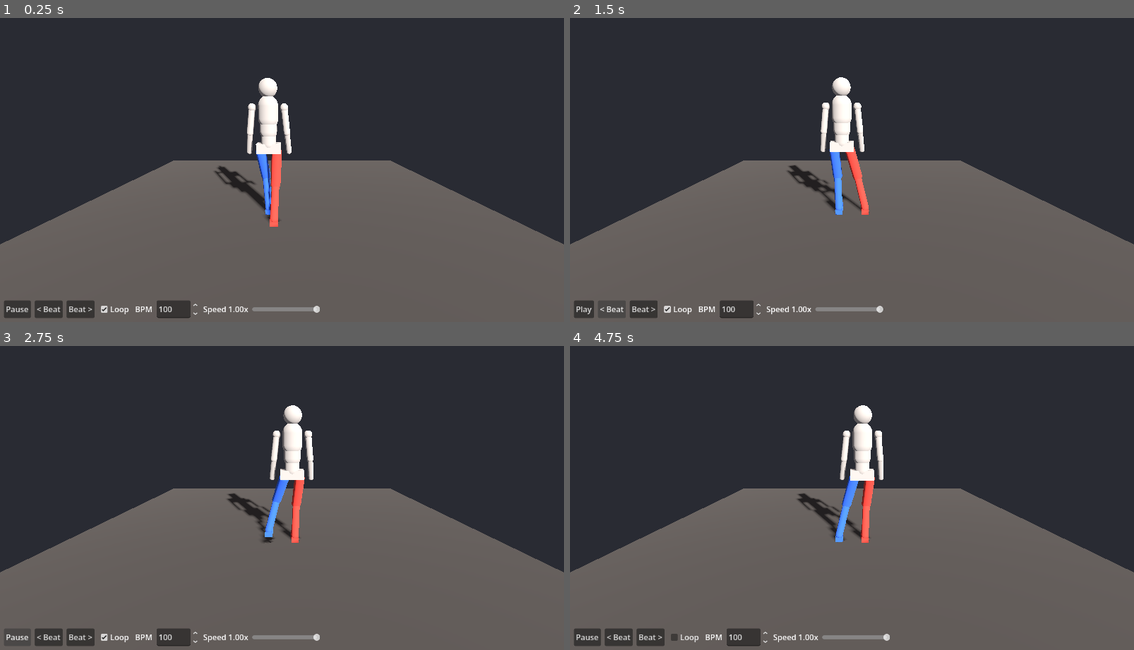
Above: before the commit, frames 1-4 (two rows, left to right).
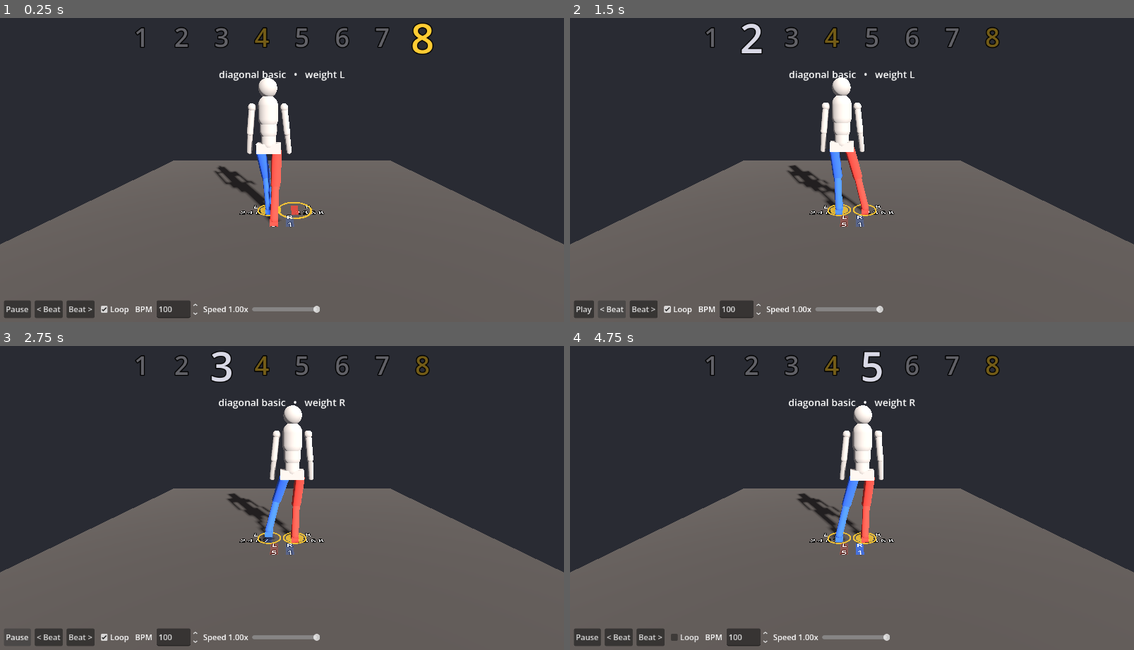
Above: after the commit, the same moments.

Repository: MarAvFe/ensenalsa
Game: Godot game, scene res://scenes/main.tscn
The game is run twice, just before and just after one commit, with the same random seed, the same clock (stepped at 60 frames per second) and the same inputs.
Inputs:
- Up to frame 1 (0.25 s): no input
- Up to frame 2 (1.5 s): tap Enter at 0.5 s; hold Right 0.53-1.25 s; tap Space at 0.77 s; click "< Beat" at 1.25 s
- Up to frame 3 (2.75 s): click "Play" at 2 s
- Up to frame 4 (4.75 s): click "Beat >" at 2.75 s; click "Play" at 3.5 s; click "Loop" at 4.25 s

The runs differ from the first frame. In frame 1, 1.4% of the frame differs, in the area x 23-77%, y 1-69%; in frame 2, 1.4%; in frame 3, 1.5%; in frame 4, 1.5%.

Commit message:
Step 5: footprints with count labels, 1-8 counter (4/8 gold), tap rings, weight marker
Co-Authored-By: Claude Opus 5.5 <noreply@anthropic.com>

Diff:
--- a/scripts/main.gd
+++ b/scripts/main.gd
@@ -1,7 +1,10 @@
 extends Node3D
-## Playback: BPM, play/pause, beat stepping, loop, speed multiplier.
+## Playback (BPM, play/pause, beat stepping, loop, speed), footprints, beat counter, weight marker.
 
 const Choreo := preload("res://scripts/choreo.gd")
+const GOLD := Color(1.0, 0.8, 0.2)
+const SIDE_COL := {"L": Color(0.25, 0.45, 0.95), "R": Color(0.95, 0.3, 0.25)}
+const FOOT_FWD := 0.07 # footprint centre sits this far ahead of the ankle
 
 @onready var dancer := $Dancer
 
@@ -13,6 +16,9 @@
 var speed := 1.0
 
 var ui := {}
+var prints := {} # "side:x,z" -> {mesh, ring}
+var prints_block := -1
+var weight_disc: MeshInstance3D
 
 
 func _ready() -> void:
@@ -20,6 +26,11 @@
 	bpm = ch.p.bpm
 	t = fposmod(t, ch.size())
 	_build_ui()
+	weight_disc = _flat(CylinderMesh.new(), GOLD, 0.8)
+	weight_disc.mesh.top_radius = 0.13
+	weight_disc.mesh.bottom_radius = 0.13
+	weight_disc.mesh.height = 0.004
+	add_child(weight_disc)
 
 
 func _process(dt: float) -> void:
@@ -32,6 +43,99 @@
 	var pose := ch.sample(t)
 	dancer.apply(pose.feet, pose.pitch, pose.w_r, ch.p.pelvis_over_foot, ch.p.pelvis_height, pose.dip)
 	ui.play.text = "Pause" if playing else "Play"
+	_update_markers(pose)
+
+
+## Floor position (Godot) of the footprint for a dancer-frame foot position.
+func _floor_pos(f: Vector3, y := 0.002) -> Vector3:
+	return dancer.global_transform * Vector3(f.x, y, -f.z - FOOT_FWD)
+
+
+func _update_markers(pose: Dictionary) -> void:
+	var i := int(floor(t))
+	var st: Dictionary = pose.state
+	var block := i / 8 * 8
+	if block != prints_block:
+		_build_prints(block)
+	for key in prints:
+		var pr: Dictionary = prints[key]
+		var side: String = key.left(1)
+		var act: String = st.action[side]
+		var active: bool = act in ["step", "place", "tap"] and _key(side, st.feet[side]) == key
+		pr.mesh.material_override.albedo_color.a = 0.85 if active else 0.3
+		if pr.ring:
+			var pulse := 1.0 + 0.8 * (1.0 - (t - i)) if active and act == "tap" else 1.0
+			pr.ring.scale = Vector3(pulse, 1, pulse)
+	var w_side := "R" if pose.w_r >= 0.5 else "L"
+	weight_disc.position = _floor_pos(pose.feet[w_side], 0.001)
+
+	for k in 8:
+		var c := k + 1
+		var lbl: Label = ui.counts[k]
+		var cur: bool = c == st.count
+		var tap := c == 4 or c == 8
+		var col := GOLD if tap else Color(0.85, 0.85, 0.9)
+		lbl.add_theme_color_override("font_color", col if cur else col.darkened(0.55))
+		lbl.add_theme_font_size_override("font_size", 84 if cur else 52)
+	ui.info.text = "%s   •   weight %s" % [st.basic.replace("_", " "), w_side]
+
+
+func _key(side: String, f: Vector3) -> String:
+	return "%s:%.2f,%.2f" % [side, f.x, f.z]
+
+
+## Footprints for the 8-count block starting at state index `block`.
+func _build_prints(block: int) -> void:
+	prints_block = block
+	for pr in prints.values():
+		pr.mesh.queue_free()
+	prints.clear()
+	var counts := {}
+	for st in ch.states.slice(block, block + 8):
+		for side in ["L", "R"]:
+			if st.action[side] in ["step", "place", "tap"]:
+				var key := _key(side, st.feet[side])
+				if not counts.has(key):
+					counts[key] = {"pos": st.feet[side], "counts": [], "tap": false}
+				counts[key].counts.append(st.count)
+				counts[key].tap = counts[key].tap or st.action[side] == "tap"
+	for key in counts:
+		var side: String = key.left(1)
+		var info: Dictionary = counts[key]
+		var box := BoxMesh.new()
+		box.size = Vector3(0.10, 0.004, 0.26)
+		var m := _flat(box, SIDE_COL[side], 0.3)
+		m.position = _floor_pos(Vector3(info.pos.x, 0, info.pos.z))
+		add_child(m)
+		var lbl := Label3D.new()
+		lbl.text = side + "\n" + " ".join(info.counts.map(func(c): return str(c)))
+		lbl.font_size = 32
+		lbl.pixel_size = 0.004
+		lbl.outline_size = 10
+		lbl.rotation_degrees.x = -90
+		lbl.position = Vector3((-0.2 if side == "L" else 0.2), 0.006, 0)
+		m.add_child(lbl)
+		var ring: MeshInstance3D = null
+		if info.tap:
+			var tor := TorusMesh.new()
+			tor.inner_radius = 0.15
+			tor.outer_radius = 0.17
+			ring = _flat(tor, GOLD, 0.9)
+			ring.scale = Vector3.ONE
+			m.add_child(ring)
+		prints[key] = {"mesh": m, "ring": ring}
+
+
+func _flat(mesh: Mesh, col: Color, alpha: float) -> MeshInstance3D:
+	var mat := StandardMaterial3D.new()
+	mat.shading_mode = BaseMaterial3D.SHADING_MODE_UNSHADED
+	mat.transparency = BaseMaterial3D.TRANSPARENCY_ALPHA
+	mat.albedo_color = Color(col, alpha)
+	var mi := MeshInstance3D.new()
+	mi.mesh = mesh
+	mi.material_override = mat
+	mi.cast_shadow = GeometryInstance3D.SHADOW_CASTING_SETTING_OFF
+	return mi
 
 
 func step_beat(dir: int) -> void:
@@ -58,6 +162,26 @@
 	bar.offset_bottom = -8
 	bar.add_theme_constant_override("separation", 8)
 	layer.add_child(bar)
+
+	var top := VBoxContainer.new()
+	top.set_anchors_preset(Control.PRESET_TOP_WIDE)
+	top.offset_top = 8
+	layer.add_child(top)
+	var row := HBoxContainer.new()
+	row.alignment = BoxContainer.ALIGNMENT_CENTER
+	row.add_theme_constant_override("separation", 26)
+	top.add_child(row)
+	ui.counts = []
+	for c in range(1, 9):
+		var l := _label(row, str(c))
+		l.custom_minimum_size = Vector2(56, 110)
+		l.horizontal_alignment = HORIZONTAL_ALIGNMENT_CENTER
+		l.vertical_alignment = VERTICAL_ALIGNMENT_CENTER
+		l.add_theme_constant_override("outline_size", 8)
+		ui.counts.append(l)
+	ui.info = _label(top, "")
+	ui.info.horizontal_alignment = HORIZONTAL_ALIGNMENT_CENTER
+	ui.info.add_theme_font_size_override("font_size", 20)
 
 	ui.play = _button(bar, "Pause", func(): playing = not playing)
 	_button(bar, "< Beat", step_beat.bind(-1))
